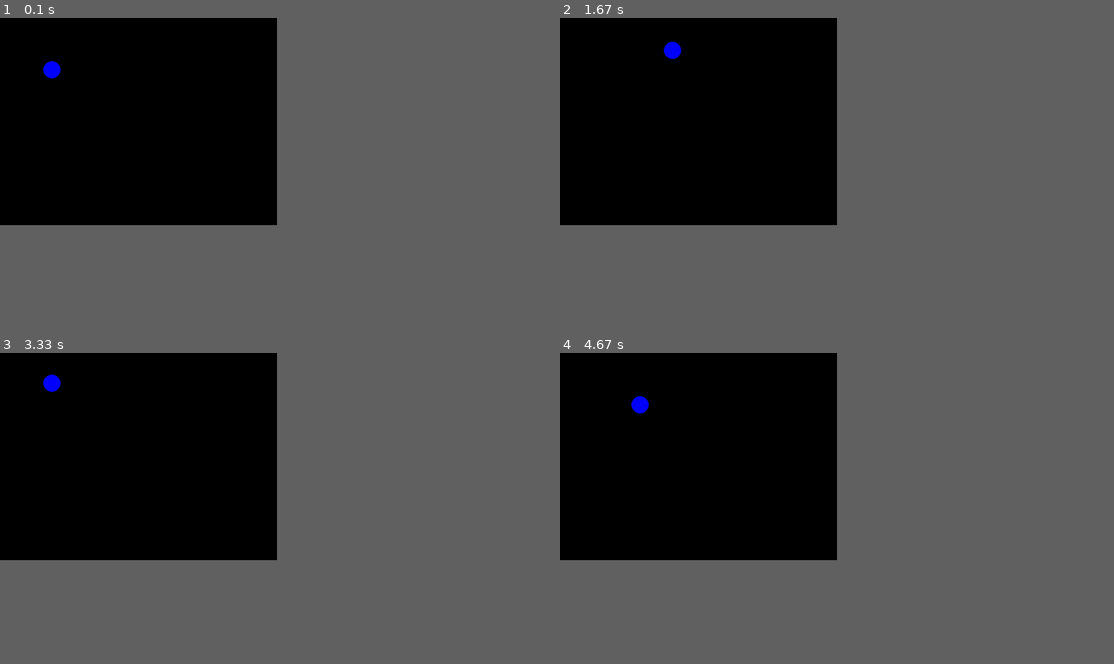
Above: before the commit, frames 1-4 (two rows, left to right).
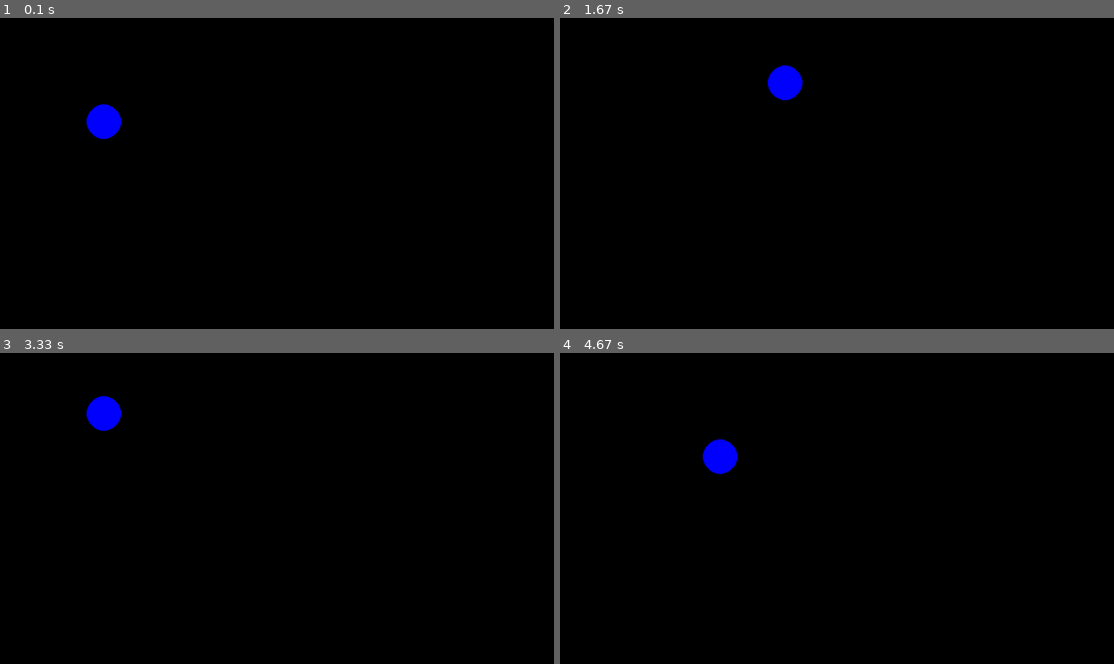
Above: after the commit, the same moments.

Repository: DiscoBizzle/Ghost-Simulator
Game: pygame game, started from Main.py
Same seed, same stepped clock (60 frames per second), same inputs: the game is played once before the commit and once after it.
Inputs:
- Up to frame 1 (0.1 s): no input
- Up to frame 2 (1.67 s): hold Right 0.33-0.8 s; hold Up 0.83-1.13 s; hold Right 1.17-1.63 s
- Up to frame 3 (3.33 s): hold Left 1.67-2.2 s; hold Down 2.23-2.53 s; hold Left 2.57-2.97 s; hold Up from 3 s (still down)
- Up to frame 4 (4.67 s): release Up at 3.37 s; hold Right 3.4-4.03 s; hold Down 4.07-4.43 s; hold Left from 4.47 s (still down)
In our replay, the window is 450x337 before the commit and 900x506 after it. These sizes can differ from the game's own. Grey fills any space a smaller window leaves; there, only what the larger window draws over its background counts as a difference.

The runs differ from the first frame. In frame 1, 0.7% of the frame differs, in the area x 7-22%, y 13-39%; in frame 2, 0.7%, in the area x 18-44%, y 7-27%; in frame 3, 0.7%; in frame 4, 0.7%.

Commit message:
screen doubling!!!

Diff:
--- a/Constants.py
+++ b/Constants.py
@@ -2,5 +2,5 @@
 STARTUP = 0
 MAIN_MENU = 1
 MAIN_GAME = 2
-WINDOW_WIDTH = 640
-WINDOW_HEIGHT = 480
+GAME_WIDTH = 640
+GAME_HEIGHT = 360
--- a/GameClass.py
+++ b/GameClass.py
@@ -6,11 +6,12 @@
 blueColour = pygame.Color(0, 0, 255)
 
 class Game:
-    def __init__(self, windowWidth, windowHeight):
+    def __init__(self, width, height):
         self.GameState = MAIN_GAME
         self.gameRunning = True
-        self.winDimensions = (windowWidth, windowHeight)
-        self.windowSurface = pygame.display.set_mode(self.winDimensions)
+        self.dimensions = (width, height)
+        self.surface = pygame.Surface(self.dimensions)
+        self.doublingSurface = pygame.display.set_mode((self.dimensions[0] * 2, self.dimensions[1] * 2))
 
         self.clock = pygame.time.Clock()
         self.msPassed = 0
@@ -50,11 +51,14 @@
 
     def draw(self):
         # this runs faster than game update. animation can be done here with no problems.
-        self.windowSurface.fill(blackColour)
+        self.surface.fill(blackColour)
         temp_surf = pygame.Surface((40, 40))
 
         pygame.draw.circle(temp_surf, blueColour, (20, 20), 20, 0)
-        self.windowSurface.blit(temp_surf, self.player1.coord)
+        self.surface.blit(temp_surf, self.player1.coord)
+
+        # now double!
+        pygame.transform.scale(self.surface, (self.dimensions[0] * 2, self.dimensions[1] * 2), self.doublingSurface)
         pygame.display.update()
 
     def handleInput(self, event):
--- a/Main.py
+++ b/Main.py
@@ -4,7 +4,7 @@
 import PlayerClass
 from Constants import *
 
-Game = GameClass.Game(WINDOW_WIDTH, WINDOW_HEIGHT)
+Game = GameClass.Game(GAME_WIDTH, GAME_HEIGHT)
 
 Game.gameLoop()
 
--- a/PlayerClass.py
+++ b/PlayerClass.py
@@ -4,17 +4,17 @@
 
 def check_screen_collision(p):
     pro_pos = (p.coord[0] + p.velocity[0], p.coord[1] + p.velocity[1])
-    if pro_pos[0] >= 0 and pro_pos[0] + p.dimensions[0] <= WINDOW_WIDTH and \
-       pro_pos[1] >= 0 and pro_pos[1] + p.dimensions[1] <= WINDOW_HEIGHT:
+    if pro_pos[0] >= 0 and pro_pos[0] + p.dimensions[0] <= GAME_WIDTH and \
+       pro_pos[1] >= 0 and pro_pos[1] + p.dimensions[1] <= GAME_HEIGHT:
         return pro_pos
     elif p.velocity[0] <= 0 and pro_pos[0] <= 0:
         return (0, pro_pos[1])
     elif p.velocity[1] <= 0 and pro_pos[1] <= 0:
         return (pro_pos[0], 0)
-    elif p.velocity[0] >= 0 and pro_pos[0] >= WINDOW_WIDTH:
-        return (WINDOW_WIDTH, pro_pos[1])
-    elif p.velocity[1] >= 0 and pro_pos[1] >= WINDOW_HEIGHT:
-        return (pro_pos[0], WINDOW_HEIGHT)
+    elif p.velocity[0] >= 0 and pro_pos[0] >= GAME_WIDTH:
+        return (GAME_WIDTH, pro_pos[1])
+    elif p.velocity[1] >= 0 and pro_pos[1] >= GAME_HEIGHT:
+        return (pro_pos[0], GAME_HEIGHT)
 
     return p.coord
 
